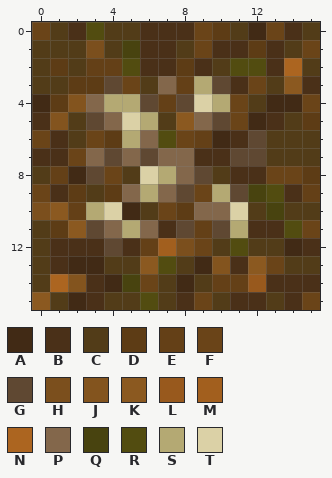
Pixel-art sprite: src/main/resources/textures/blocks/DNBlock_composter_maggots_6.png. Above, as it was before the edit.
Colours within 5 levels of each other are drawn and written as one.
Palette (. is transparent): A #412a15  B #4a3018  C #523c18  D #5d3c15  E #644017  F #6a4418  G #5f4832  H #7b4f1d  J #83541e  K #8b5920  L #98591d  M #a25f1e  N #ac6520  P #83674b  Q #48430f  R #524c10  S #b4a973  T #dbd1a6
After:
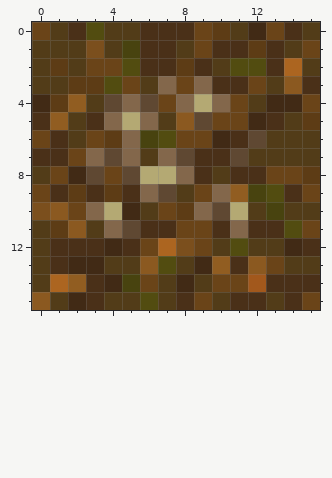
From the commit log: Composter Render Fixes also fixes #23
Difference:
file 128x128 -> 16x16 pixels (blocks of 8x8 -> 1x1; one block is one cell here)
@@ palette @@
-J #83541e
+J #915d21
-L #98591d
+L #a2581c
@@ x 0..15 @@
  1 CCCHCQBBCFBBDBCF
- 2 CDCEERBBDBCRRBNC
- 3 CCDDGFCPESGBFCKB
- 4 ADJPSSGEGTSFCAAF
- 5 BJCGPTSCKPGFABCD
- 6 FBCFDSPRFEABGCCC
- 7 BBFPGPGPPBBGGCCC
- 8 CEAGFCTSPGCBBFFD
- 9 FBDCDPSPGFSGQRBE
-10 HKESTACFDPPTCQCC
-11 CDKGPSPBGEGSBBRF
-12 CBBBGBEMHFCRCCAB
+ 2 CDCFFRBBDBCRRBNC
+ 3 CCDDRFCPFPBBFCKB
+ 4 ADJCGPGFPSPFCAAF
+ 5 BJCBPSPCKGFFABCD
+ 6 FBCFDPQRFFABGCCC
+ 7 BBFPGPCPGBBGCCCC
+ 8 CFAGFGSSPBCBBFFD
+ 9 FBDBDBPGCFPJQRBF
+10 HKFPSACFDPGSCQCC
+11 CDKCPGBBFFBPBBRF
+12 CBBBABFNHFCRCCAB
 13 CBAACCKRCAJBKFCC
-14 CNJBAQFCACEELBBB
+14 CNJBAQFCACFFLBBB
 15 KCABCCRCBFCBBCBF
Changed places in both pictures, as pixel boxes (x1, y1, x2, y2):
changed: (50, 58, 320, 292)
